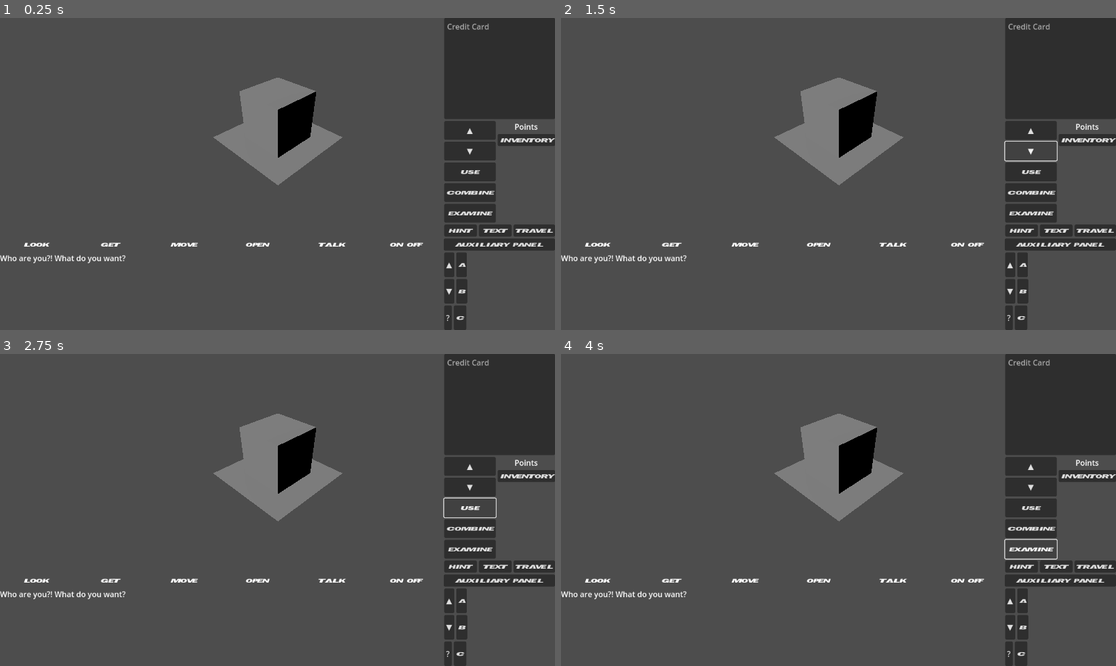
Above: before the commit, frames 1-4 (two rows, left to right).
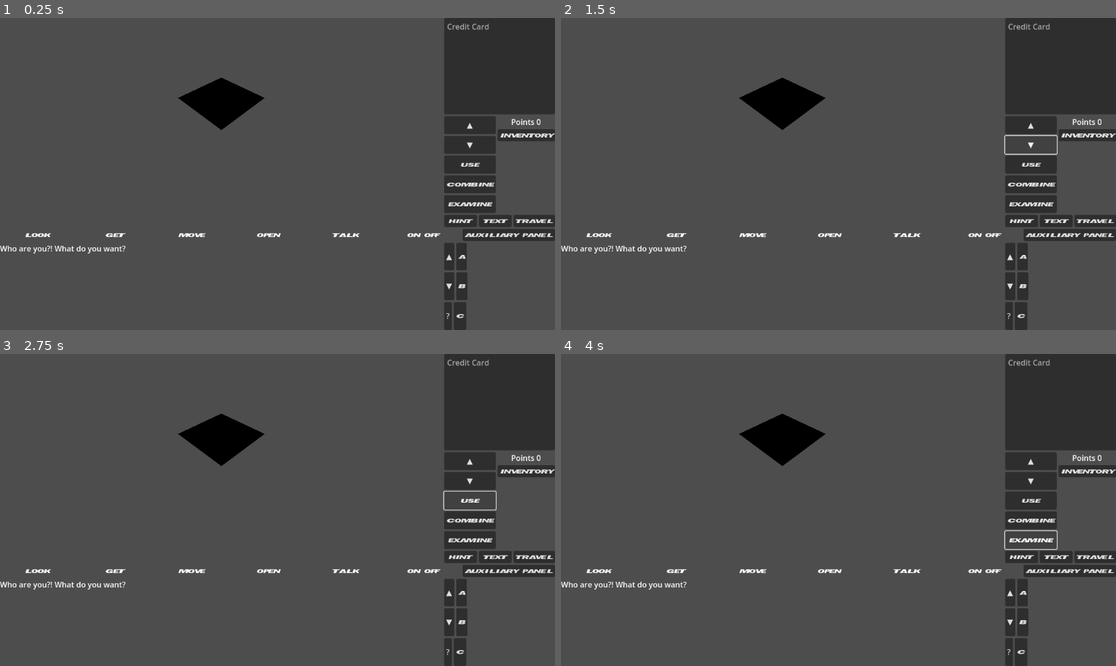
Above: after the commit, the same moments.

Repository: Davidwallacesadler/GodoTex
Game: Godot game, scene res://MainUI.tscn
Same seed, same stepped clock (60 frames per second), same inputs: the game is played once before the commit and once after it. Before the commit the project starts from res://main.tscn.
Inputs:
- Up to frame 1 (0.25 s): no input
- Up to frame 2 (1.5 s): click "▲" at 0.5 s; click "▼" at 1.25 s
- Up to frame 3 (2.75 s): click "USE" at 2 s
- Up to frame 4 (4 s): click "COMBINE" at 2.75 s; click "EXAMINE" at 3.5 s

The runs differ from the first frame. In frame 1, 9.6% of the frame differs, in the area x 0-100%, y 19-98%; in frame 2, 9.6%; in frame 3, 9.6%; in frame 4, 9.6%.

Commit message:
Mess with UI and add a SubViewPort

Diff:
--- a/MainUI.tscn
+++ b/MainUI.tscn
@@ -1,6 +1,8 @@
-[gd_scene load_steps=2 format=3 uid="uid://3wbjem6eeiex"]
+[gd_scene load_steps=3 format=3 uid="uid://3wbjem6eeiex"]
 
 [ext_resource type="FontFile" uid="uid://b033ll5eisqa4" path="res://Assets/TacticalEspionageAction.ttf" id="1_0m8r1"]
+
+[sub_resource type="PlaneMesh" id="PlaneMesh_w88t0"]
 
 [node name="MainUI" type="Control"]
 layout_mode = 3
@@ -10,7 +12,7 @@
 grow_horizontal = 2
 grow_vertical = 2
 
-[node name="VBoxContainer" type="VBoxContainer" parent="."]
+[node name="MainContainer" type="VBoxContainer" parent="."]
 layout_mode = 1
 anchors_preset = 15
 anchor_right = 1.0
@@ -18,105 +20,119 @@
 grow_horizontal = 2
 grow_vertical = 2
 
-[node name="HBoxContainer" type="HBoxContainer" parent="VBoxContainer"]
+[node name="TopHalfContainer" type="HBoxContainer" parent="MainContainer"]
 layout_mode = 2
 size_flags_vertical = 3
 size_flags_stretch_ratio = 2.4
 
-[node name="VBoxContainer" type="VBoxContainer" parent="VBoxContainer/HBoxContainer"]
-layout_mode = 2
-size_flags_horizontal = 3
-
-[node name="VBoxContainer2" type="VBoxContainer" parent="VBoxContainer/HBoxContainer"]
-layout_mode = 2
-
-[node name="ItemList2" type="ItemList" parent="VBoxContainer/HBoxContainer/VBoxContainer2"]
+[node name="SubViewportContainer" type="SubViewportContainer" parent="MainContainer/TopHalfContainer"]
+layout_mode = 2
+size_flags_horizontal = 3
+size_flags_vertical = 3
+stretch = true
+
+[node name="SubViewport" type="SubViewport" parent="MainContainer/TopHalfContainer/SubViewportContainer"]
+handle_input_locally = false
+size = Vector2i(918, 434)
+render_target_update_mode = 4
+
+[node name="MeshInstance3D" type="MeshInstance3D" parent="MainContainer/TopHalfContainer/SubViewportContainer/SubViewport"]
+mesh = SubResource("PlaneMesh_w88t0")
+
+[node name="Camera3D" type="Camera3D" parent="MainContainer/TopHalfContainer/SubViewportContainer/SubViewport"]
+transform = Transform3D(0.707107, -0.497094, 0.502889, 0, 0.711192, 0.702998, -0.707107, -0.497094, 0.502889, 2.62734, 2.55247, 2.6372)
+current = true
+
+[node name="RightControlsContainer" type="VBoxContainer" parent="MainContainer/TopHalfContainer"]
+layout_mode = 2
+
+[node name="InventoryList" type="ItemList" parent="MainContainer/TopHalfContainer/RightControlsContainer"]
 layout_mode = 2
 size_flags_vertical = 3
 item_count = 1
 item_0/text = "Credit Card"
 
-[node name="GridContainer" type="GridContainer" parent="VBoxContainer/HBoxContainer/VBoxContainer2"]
+[node name="InventoryDetailsGrid" type="GridContainer" parent="MainContainer/TopHalfContainer/RightControlsContainer"]
 layout_mode = 2
 size_flags_vertical = 3
 columns = 2
 
-[node name="VBoxContainer" type="VBoxContainer" parent="VBoxContainer/HBoxContainer/VBoxContainer2/GridContainer"]
-layout_mode = 2
-size_flags_vertical = 3
-
-[node name="Button" type="Button" parent="VBoxContainer/HBoxContainer/VBoxContainer2/GridContainer/VBoxContainer"]
+[node name="DetailsGridRight" type="VBoxContainer" parent="MainContainer/TopHalfContainer/RightControlsContainer/InventoryDetailsGrid"]
+layout_mode = 2
+size_flags_vertical = 3
+
+[node name="InventoryUpButton" type="Button" parent="MainContainer/TopHalfContainer/RightControlsContainer/InventoryDetailsGrid/DetailsGridRight"]
 layout_mode = 2
 size_flags_vertical = 3
 text = "▲"
 
-[node name="Button2" type="Button" parent="VBoxContainer/HBoxContainer/VBoxContainer2/GridContainer/VBoxContainer"]
+[node name="InventoryDownButton" type="Button" parent="MainContainer/TopHalfContainer/RightControlsContainer/InventoryDetailsGrid/DetailsGridRight"]
 layout_mode = 2
 size_flags_vertical = 3
 text = "▼"
 
-[node name="Button3" type="Button" parent="VBoxContainer/HBoxContainer/VBoxContainer2/GridContainer/VBoxContainer"]
+[node name="UseButton" type="Button" parent="MainContainer/TopHalfContainer/RightControlsContainer/InventoryDetailsGrid/DetailsGridRight"]
 layout_mode = 2
 size_flags_vertical = 3
 theme_override_fonts/font = ExtResource("1_0m8r1")
 text = "USE"
 
-[node name="Button4" type="Button" parent="VBoxContainer/HBoxContainer/VBoxContainer2/GridContainer/VBoxContainer"]
+[node name="CombineButton" type="Button" parent="MainContainer/TopHalfContainer/RightControlsContainer/InventoryDetailsGrid/DetailsGridRight"]
 layout_mode = 2
 size_flags_vertical = 3
 theme_override_fonts/font = ExtResource("1_0m8r1")
 text = "COMBINE"
 
-[node name="Button5" type="Button" parent="VBoxContainer/HBoxContainer/VBoxContainer2/GridContainer/VBoxContainer"]
+[node name="ExamineButton" type="Button" parent="MainContainer/TopHalfContainer/RightControlsContainer/InventoryDetailsGrid/DetailsGridRight"]
 layout_mode = 2
 size_flags_vertical = 3
 theme_override_fonts/font = ExtResource("1_0m8r1")
 text = "EXAMINE"
 
-[node name="VBoxContainer2" type="VBoxContainer" parent="VBoxContainer/HBoxContainer/VBoxContainer2/GridContainer"]
-layout_mode = 2
-size_flags_horizontal = 3
-size_flags_vertical = 3
-
-[node name="Label" type="Label" parent="VBoxContainer/HBoxContainer/VBoxContainer2/GridContainer/VBoxContainer2"]
-layout_mode = 2
-text = "Points"
-horizontal_alignment = 1
-
-[node name="Button" type="Button" parent="VBoxContainer/HBoxContainer/VBoxContainer2/GridContainer/VBoxContainer2"]
+[node name="DetailsGridLeft" type="VBoxContainer" parent="MainContainer/TopHalfContainer/RightControlsContainer/InventoryDetailsGrid"]
+layout_mode = 2
+size_flags_horizontal = 3
+size_flags_vertical = 3
+
+[node name="PointsLabel" type="Label" parent="MainContainer/TopHalfContainer/RightControlsContainer/InventoryDetailsGrid/DetailsGridLeft"]
+layout_mode = 2
+text = "Points 0"
+horizontal_alignment = 1
+
+[node name="InventoryButton" type="Button" parent="MainContainer/TopHalfContainer/RightControlsContainer/InventoryDetailsGrid/DetailsGridLeft"]
 layout_mode = 2
 theme_override_fonts/font = ExtResource("1_0m8r1")
 text = "INVENTORY"
 
-[node name="HBoxContainer" type="HBoxContainer" parent="VBoxContainer/HBoxContainer/VBoxContainer2"]
-layout_mode = 2
-
-[node name="Button" type="Button" parent="VBoxContainer/HBoxContainer/VBoxContainer2/HBoxContainer"]
+[node name="InventoryItemTextureRect" type="TextureRect" parent="MainContainer/TopHalfContainer/RightControlsContainer/InventoryDetailsGrid/DetailsGridLeft"]
+layout_mode = 2
+size_flags_vertical = 3
+
+[node name="MiscActionsContainer" type="HBoxContainer" parent="MainContainer/TopHalfContainer/RightControlsContainer"]
+layout_mode = 2
+
+[node name="HintButton" type="Button" parent="MainContainer/TopHalfContainer/RightControlsContainer/MiscActionsContainer"]
 layout_mode = 2
 size_flags_horizontal = 3
 theme_override_fonts/font = ExtResource("1_0m8r1")
 text = "HINT"
 
-[node name="Button2" type="Button" parent="VBoxContainer/HBoxContainer/VBoxContainer2/HBoxContainer"]
+[node name="TextButton" type="Button" parent="MainContainer/TopHalfContainer/RightControlsContainer/MiscActionsContainer"]
 layout_mode = 2
 size_flags_horizontal = 3
 theme_override_fonts/font = ExtResource("1_0m8r1")
 text = "TEXT"
 
-[node name="Button3" type="Button" parent="VBoxContainer/HBoxContainer/VBoxContainer2/HBoxContainer"]
+[node name="TravelButton" type="Button" parent="MainContainer/TopHalfContainer/RightControlsContainer/MiscActionsContainer"]
 layout_mode = 2
 size_flags_horizontal = 3
 theme_override_fonts/font = ExtResource("1_0m8r1")
 text = "TRAVEL"
 
-[node name="VBoxContainer" type="VBoxContainer" parent="VBoxContainer"]
-layout_mode = 2
-size_flags_vertical = 3
-
-[node name="HBoxContainer2" type="HBoxContainer" parent="VBoxContainer/VBoxContainer"]
-layout_mode = 2
-
-[node name="Label" type="Label" parent="VBoxContainer/VBoxContainer/HBoxContainer2"]
+[node name="MiddleContainer" type="HBoxContainer" parent="MainContainer"]
+layout_mode = 2
+
+[node name="LookLabel" type="Label" parent="MainContainer/MiddleContainer"]
 layout_mode = 2
 size_flags_horizontal = 3
 theme_override_fonts/font = ExtResource("1_0m8r1")
@@ -124,14 +140,14 @@
 "
 horizontal_alignment = 1
 
-[node name="Label2" type="Label" parent="VBoxContainer/VBoxContainer/HBoxContainer2"]
+[node name="GetLabel" type="Label" parent="MainContainer/MiddleContainer"]
 layout_mode = 2
 size_flags_horizontal = 3
 theme_override_fonts/font = ExtResource("1_0m8r1")
 text = "GET"
 horizontal_alignment = 1
 
-[node name="Label3" type="Label" parent="VBoxContainer/VBoxContainer/HBoxContainer2"]
+[node name="MoveLabel" type="Label" parent="MainContainer/MiddleContainer"]
 layout_mode = 2
 size_flags_horizontal = 3
 theme_override_fonts/font = ExtResource("1_0m8r1")
@@ -139,7 +155,7 @@
 "
 horizontal_alignment = 1
 
-[node name="Label4" type="Label" parent="VBoxContainer/VBoxContainer/HBoxContainer2"]
+[node name="OpenLabel" type="Label" parent="MainContainer/MiddleContainer"]
 layout_mode = 2
 size_flags_horizontal = 3
 theme_override_fonts/font = ExtResource("1_0m8r1")
@@ -147,90 +163,93 @@
 "
 horizontal_alignment = 1
 
-[node name="Label5" type="Label" parent="VBoxContainer/VBoxContainer/HBoxContainer2"]
+[node name="TalkLabel" type="Label" parent="MainContainer/MiddleContainer"]
 layout_mode = 2
 size_flags_horizontal = 3
 theme_override_fonts/font = ExtResource("1_0m8r1")
 text = "TALK"
 horizontal_alignment = 1
 
-[node name="Label6" type="Label" parent="VBoxContainer/VBoxContainer/HBoxContainer2"]
+[node name="OnOffLabel" type="Label" parent="MainContainer/MiddleContainer"]
 layout_mode = 2
 size_flags_horizontal = 3
 theme_override_fonts/font = ExtResource("1_0m8r1")
 text = "ON OFF"
 horizontal_alignment = 1
 
-[node name="Button" type="Button" parent="VBoxContainer/VBoxContainer/HBoxContainer2"]
-layout_mode = 2
-size_flags_horizontal = 3
-size_flags_stretch_ratio = 1.54
+[node name="AuxPanelButton" type="Button" parent="MainContainer/MiddleContainer"]
+layout_mode = 2
+size_flags_horizontal = 3
 theme_override_fonts/font = ExtResource("1_0m8r1")
 text = "AUXILIARY PANEL"
 
-[node name="HBoxContainer" type="HBoxContainer" parent="VBoxContainer/VBoxContainer"]
-layout_mode = 2
-size_flags_vertical = 3
-
-[node name="RichTextLabel" type="RichTextLabel" parent="VBoxContainer/VBoxContainer/HBoxContainer"]
+[node name="BottomHalfContainer" type="VBoxContainer" parent="MainContainer"]
+layout_mode = 2
+size_flags_vertical = 3
+
+[node name="BottomRow" type="HBoxContainer" parent="MainContainer/BottomHalfContainer"]
+layout_mode = 2
+size_flags_vertical = 3
+
+[node name="DialogTextLabel" type="RichTextLabel" parent="MainContainer/BottomHalfContainer/BottomRow"]
 layout_mode = 2
 size_flags_horizontal = 3
 size_flags_vertical = 3
 text = "Who are you?! What do you want?"
 
-[node name="VBoxContainer" type="VBoxContainer" parent="VBoxContainer/VBoxContainer/HBoxContainer"]
+[node name="DialogOptionsContainer" type="VBoxContainer" parent="MainContainer/BottomHalfContainer/BottomRow"]
 layout_mode = 2
 size_flags_horizontal = 3
 size_flags_stretch_ratio = 0.25
 
-[node name="HBoxContainer" type="HBoxContainer" parent="VBoxContainer/VBoxContainer/HBoxContainer/VBoxContainer"]
-layout_mode = 2
-size_flags_vertical = 3
-
-[node name="Button" type="Button" parent="VBoxContainer/VBoxContainer/HBoxContainer/VBoxContainer/HBoxContainer"]
+[node name="RowA" type="HBoxContainer" parent="MainContainer/BottomHalfContainer/BottomRow/DialogOptionsContainer"]
+layout_mode = 2
+size_flags_vertical = 3
+
+[node name="Button" type="Button" parent="MainContainer/BottomHalfContainer/BottomRow/DialogOptionsContainer/RowA"]
 layout_mode = 2
 text = "▲"
 
-[node name="Button2" type="Button" parent="VBoxContainer/VBoxContainer/HBoxContainer/VBoxContainer/HBoxContainer"]
+[node name="Button2" type="Button" parent="MainContainer/BottomHalfContainer/BottomRow/DialogOptionsContainer/RowA"]
 layout_mode = 2
 theme_override_fonts/font = ExtResource("1_0m8r1")
 text = "A"
 
-[node name="Label" type="Label" parent="VBoxContainer/VBoxContainer/HBoxContainer/VBoxContainer/HBoxContainer"]
-layout_mode = 2
-size_flags_horizontal = 3
-
-[node name="HBoxContainer2" type="HBoxContainer" parent="VBoxContainer/VBoxContainer/HBoxContainer/VBoxContainer"]
-layout_mode = 2
-size_flags_vertical = 3
-
-[node name="Button" type="Button" parent="VBoxContainer/VBoxContainer/HBoxContainer/VBoxContainer/HBoxContainer2"]
+[node name="Label" type="Label" parent="MainContainer/BottomHalfContainer/BottomRow/DialogOptionsContainer/RowA"]
+layout_mode = 2
+size_flags_horizontal = 3
+
+[node name="HBoxContainer2" type="HBoxContainer" parent="MainContainer/BottomHalfContainer/BottomRow/DialogOptionsContainer"]
+layout_mode = 2
+size_flags_vertical = 3
+
+[node name="Button" type="Button" parent="MainContainer/BottomHalfContainer/BottomRow/DialogOptionsContainer/HBoxContainer2"]
 layout_mode = 2
 text = "▼"
 
-[node name="Button2" type="Button" parent="VBoxContainer/VBoxContainer/HBoxContainer/VBoxContainer/HBoxContainer2"]
+[node name="Button2" type="Button" parent="MainContainer/BottomHalfContainer/BottomRow/DialogOptionsContainer/HBoxContainer2"]
 layout_mode = 2
 theme_override_fonts/font = ExtResource("1_0m8r1")
 text = "B"
 
-[node name="Label" type="Label" parent="VBoxContainer/VBoxContainer/HBoxContainer/VBoxContainer/HBoxContainer2"]
-layout_mode = 2
-size_flags_horizontal = 3
-
-[node name="HBoxContainer3" type="HBoxContainer" parent="VBoxContainer/VBoxContainer/HBoxContainer/VBoxContainer"]
-layout_mode = 2
-size_flags_vertical = 3
-
-[node name="Button" type="Button" parent="VBoxContainer/VBoxContainer/HBoxContainer/VBoxContainer/HBoxContainer3"]
+[node name="Label" type="Label" parent="MainContainer/BottomHalfContainer/BottomRow/DialogOptionsContainer/HBoxContainer2"]
+layout_mode = 2
+size_flags_horizontal = 3
+
+[node name="HBoxContainer3" type="HBoxContainer" parent="MainContainer/BottomHalfContainer/BottomRow/DialogOptionsContainer"]
+layout_mode = 2
+size_flags_vertical = 3
+
+[node name="Button" type="Button" parent="MainContainer/BottomHalfContainer/BottomRow/DialogOptionsContainer/HBoxContainer3"]
 layout_mode = 2
 size_flags_stretch_ratio = 0.05
 text = "?"
 
-[node name="Button2" type="Button" parent="VBoxContainer/VBoxContainer/HBoxContainer/VBoxContainer/HBoxContainer3"]
+[node name="Button2" type="Button" parent="MainContainer/BottomHalfContainer/BottomRow/DialogOptionsContainer/HBoxContainer3"]
 layout_mode = 2
 theme_override_fonts/font = ExtResource("1_0m8r1")
 text = "C"
 
-[node name="Label" type="Label" parent="VBoxContainer/VBoxContainer/HBoxContainer/VBoxContainer/HBoxContainer3"]
-layout_mode = 2
-size_flags_horizontal = 3
+[node name="Label" type="Label" parent="MainContainer/BottomHalfContainer/BottomRow/DialogOptionsContainer/HBoxContainer3"]
+layout_mode = 2
+size_flags_horizontal = 3
--- a/project.godot
+++ b/project.godot
@@ -11,6 +11,6 @@
 [application]
 
 config/name="GodoTexMurphy"
-run/main_scene="res://main.tscn"
+run/main_scene="res://MainUI.tscn"
 config/features=PackedStringArray("4.1", "Forward Plus")
 config/icon="res://icon.svg"
